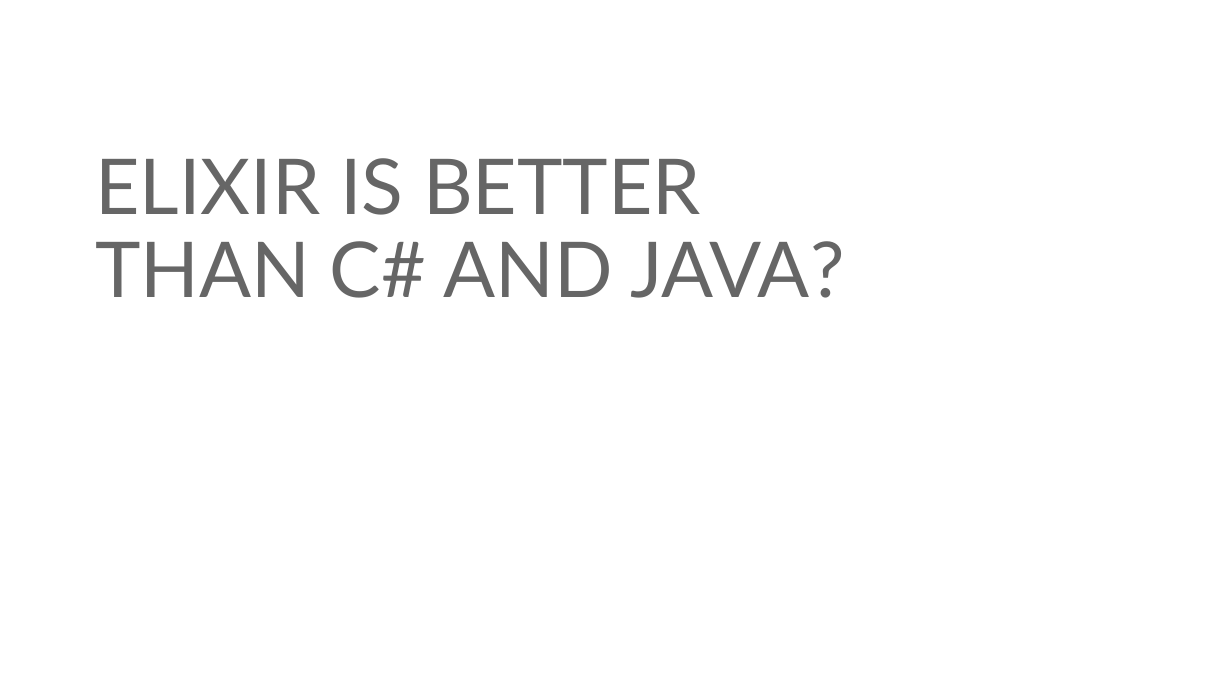
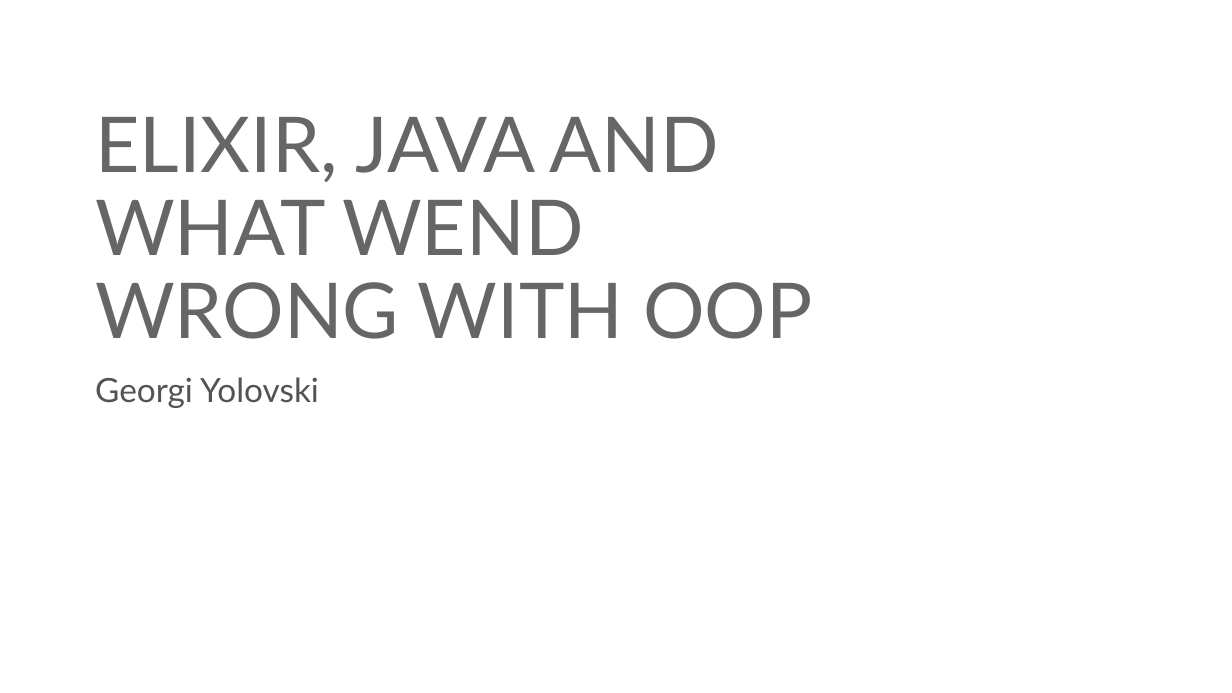
Before and after one commit to georgiyolovski/elixir-tech-talk, a slide deck: slide 1 of Elixir Tech Talk.pptx. Drawn at 1232x693 pixels with LibreOffice and Linux fonts; fonts in the diff are those of the drawing; background and template pictures are left out. Boxes give left, top, right and bottom in pixels: in the first picture for what was removed or moved away, otherwise in the second. Text is boxed around its words. In the diff, an @@ line names an element or a change of style, - is before the commit and + after.

```diff
--- a/Elixir Tech Talk.pptx
+++ b/Elixir Tech Talk.pptx
@@ title at [95,117,812,339]: text changed @@
-ELIXIR IS BETTER
-THAN C# AND JAVA?
+ELIXIR, JAVA AND WHAT WEND WRONG WITH OOP
@@ text added at [95,377,319,408], 26 pt, text #535353 @@
+Georgi Yolovski
```
Also in this commit, not shown: 1 other slide changed, 3 slides added, 2 slides removed, 1 other file.
